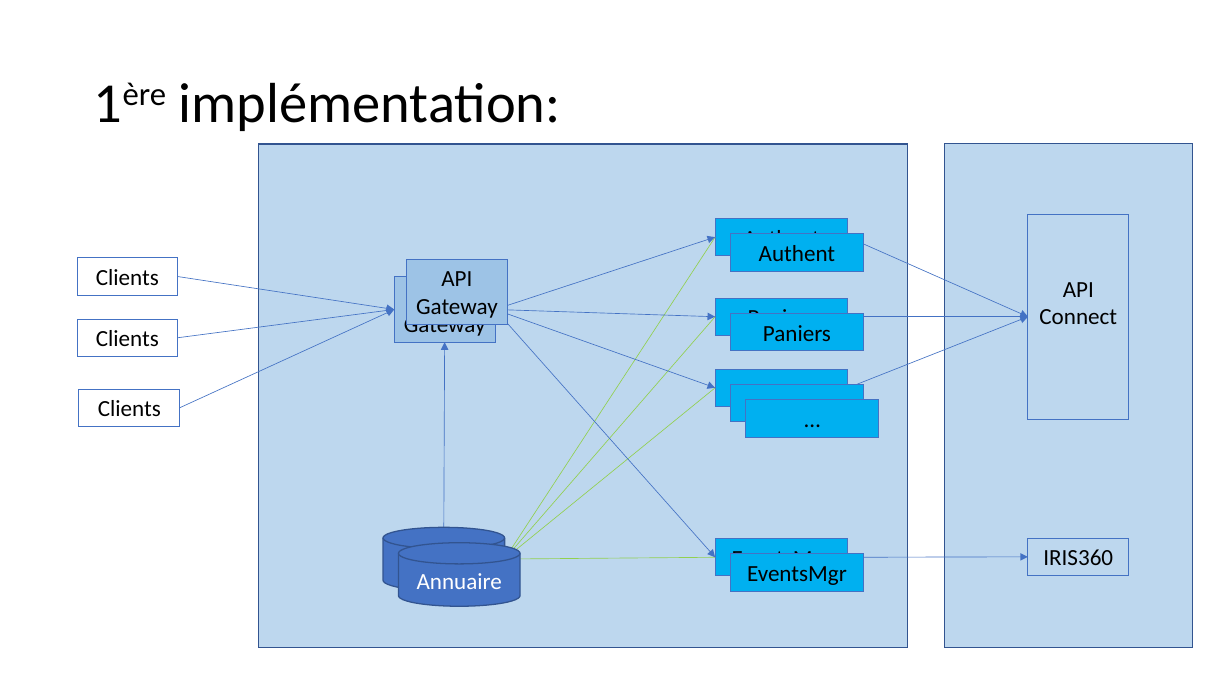
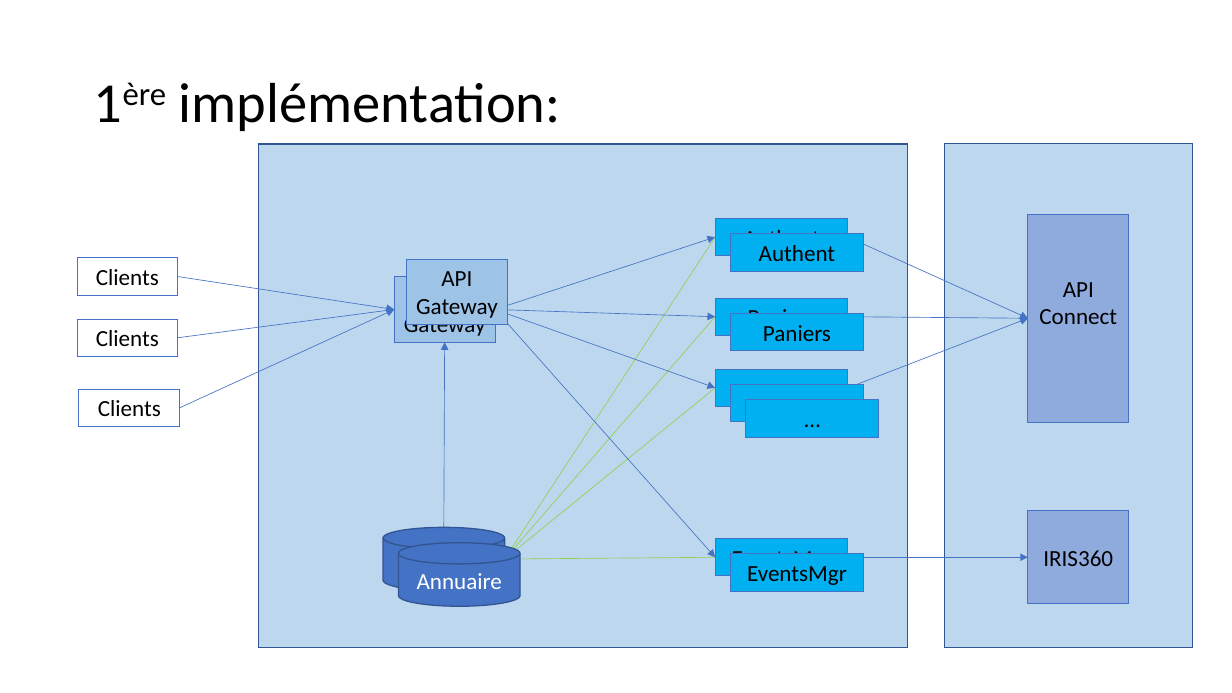
Before and after one commit to apulcino/MSAFO, a slide deck: slide 13 of maquette.pptx. Drawn at 1232x693 pixels with LibreOffice and Linux fonts; fonts in the diff are those of the drawing. Boxes give left, top, right and bottom in pixels: in the first picture for what was removed or moved away, otherwise in the second. Text is boxed around its words. In the diff, an @@ line names an element or a change of style, - is before the commit and + after.

```diff
--- a/maquette.pptx
+++ b/maquette.pptx
@@ rectangle "API Connect" at [1028, 214, 1128, 423]: fill none to #8FAADC @@
@@ rectangle "IRIS360" at [1028, 511, 1128, 604]: fill none to #8FAADC @@
@@ rectangle "IRIS360": place and size @@
-rectangle "IRIS360" at [1028, 538, 1128, 575]
+rectangle "IRIS360" at [1028, 511, 1128, 604]
```
Also in this commit, not shown: 1 other slide changed.
